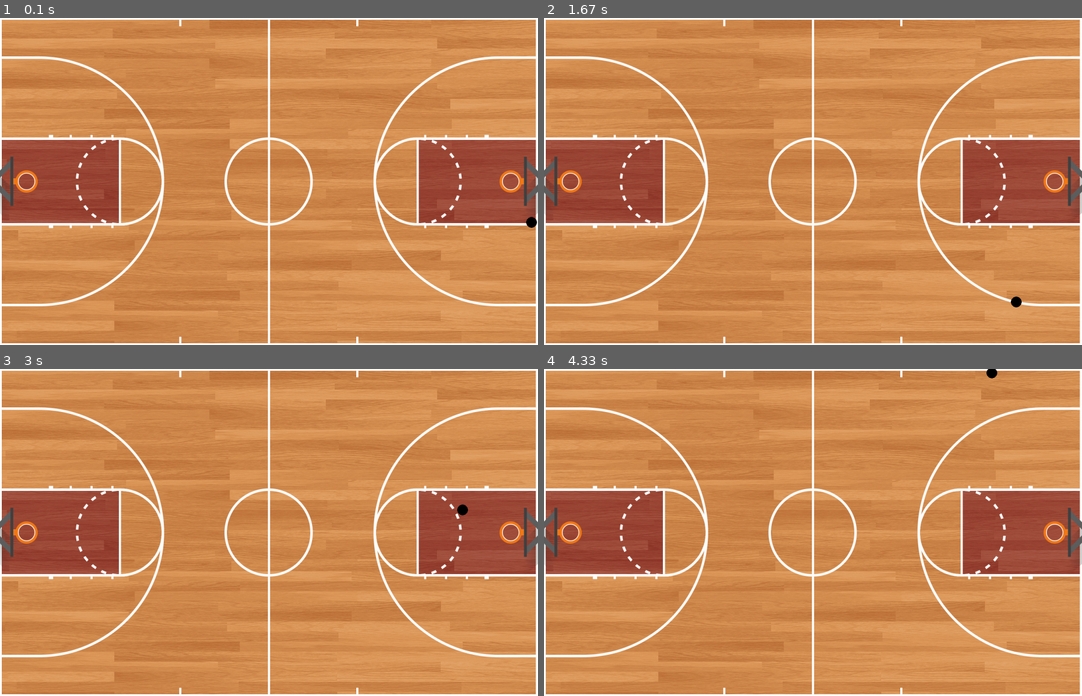
Above: before the commit, frames 1-4 (two rows, left to right).
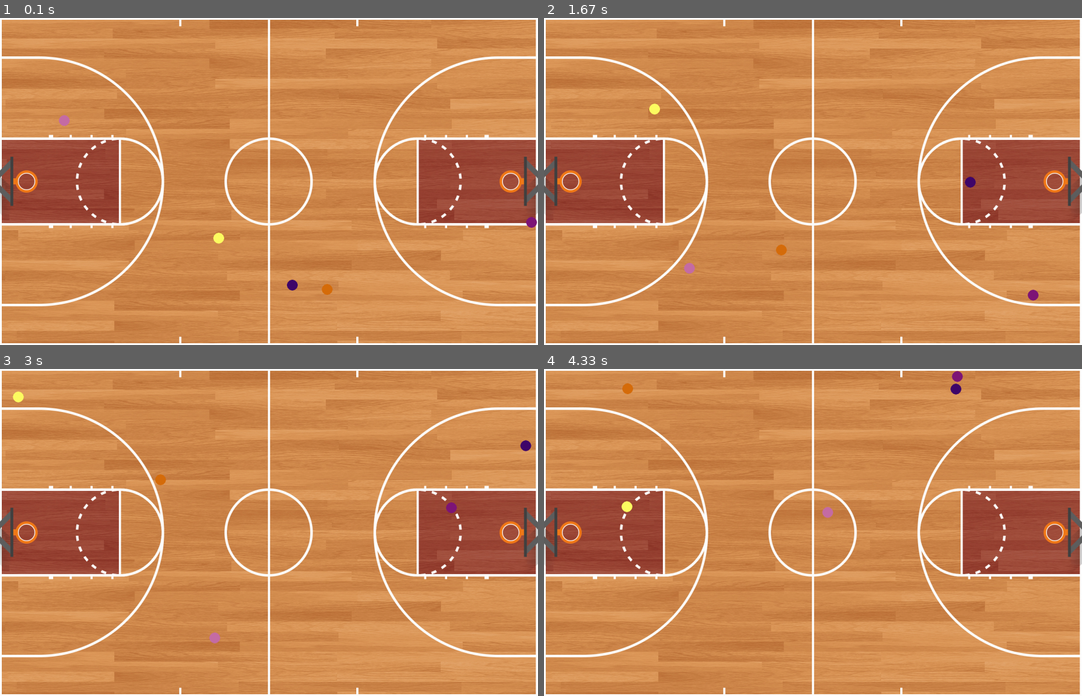
Above: after the commit, the same moments.

Repository: rishibasu/hackathon_bball
Game: pygame game, started from pygame-example.py
The game is run twice, just before and just after one commit, with the same random seed, the same clock (stepped at 60 frames per second) and the same inputs.
Inputs:
- Up to frame 1 (0.1 s): no input
- Up to frame 2 (1.67 s): no input
- Up to frame 3 (3 s): no input
- Up to frame 4 (4.33 s): no input

The runs differ from the first frame. In frame 1, 0.3% of the frame differs, in the area x 10-100%, y 29-85%; in frame 2, 0.3%, in the area x 19-92%, y 26-89%; in frame 3, 0.3%; in frame 4, 0.3%.

Commit message:
refactoring

Diff:
--- a/pygame-example.py
+++ b/pygame-example.py
@@ -4,12 +4,13 @@
 
 # Define the Ball class
 class Ball:
-    def __init__(self, screen_width, screen_height):
+    def __init__(self, screen_width, screen_height, color):
         self.radius = 15
         self.x = random.randint(self.radius, screen_width - self.radius)
         self.y = random.randint(self.radius, screen_height - self.radius)
         self.speed = 5
         self.angle = random.uniform(0, 2 * math.pi)
+        self.color = color
 
     def move(self):
         self.x += self.speed * math.cos(self.angle)
@@ -17,12 +18,18 @@
 
     def bounce(self, screen_width, screen_height):
         if self.x - self.radius < 0 or self.x + self.radius > screen_width:
-            self.angle = random.uniform(0, 2 * math.pi) - self.angle
+            self.angle = math.pi - self.angle
         if self.y - self.radius < 0 or self.y + self.radius > screen_height:
-            self.angle = random.uniform(0, 2 * math.pi) - self.angle
+            self.angle = -self.angle
 
     def draw(self, screen):
-        pygame.draw.circle(screen, (0, 0, 0), (int(self.x), int(self.y)), self.radius)
+        pygame.draw.circle(screen, self.color, (int(self.x), int(self.y)), self.radius)
+
+    def random_color_tuple():
+        return (random.randint(0, 255), random.randint(0, 255), random.randint(0, 255))
+
+
+
 
 # Initialize Pygame
 pygame.init()
@@ -38,8 +45,14 @@
 # Set up the clock
 clock = pygame.time.Clock()
 
-# Set up the ball
-ball = Ball(screen_width, screen_height)
+# Set up the balls
+balls = [
+    Ball(screen_width, screen_height, Ball.random_color_tuple()),
+    Ball(screen_width, screen_height, Ball.random_color_tuple()),
+    Ball(screen_width, screen_height, Ball.random_color_tuple()),
+    Ball(screen_width, screen_height, Ball.random_color_tuple()),
+    Ball(screen_width, screen_height, Ball.random_color_tuple())
+]
 
 # Set up the game loop
 running = True
@@ -49,15 +62,17 @@
         if event.type == pygame.QUIT:
             running = False
 
-    # Move and bounce the ball
-    ball.move()
-    ball.bounce(screen_width, screen_height)
+    # Move and bounce the balls
+    for ball in balls:
+        ball.move()
+        ball.bounce(screen_width, screen_height)
 
     # Draw the background image
     screen.blit(background_image, (0, 0))
 
-    # Draw the ball
-    ball.draw(screen)
+    # Draw the balls
+    for ball in balls:
+        ball.draw(screen)
 
     # Update the screen
     pygame.display.flip()
Binary file changed: basketball-background.jpeg
